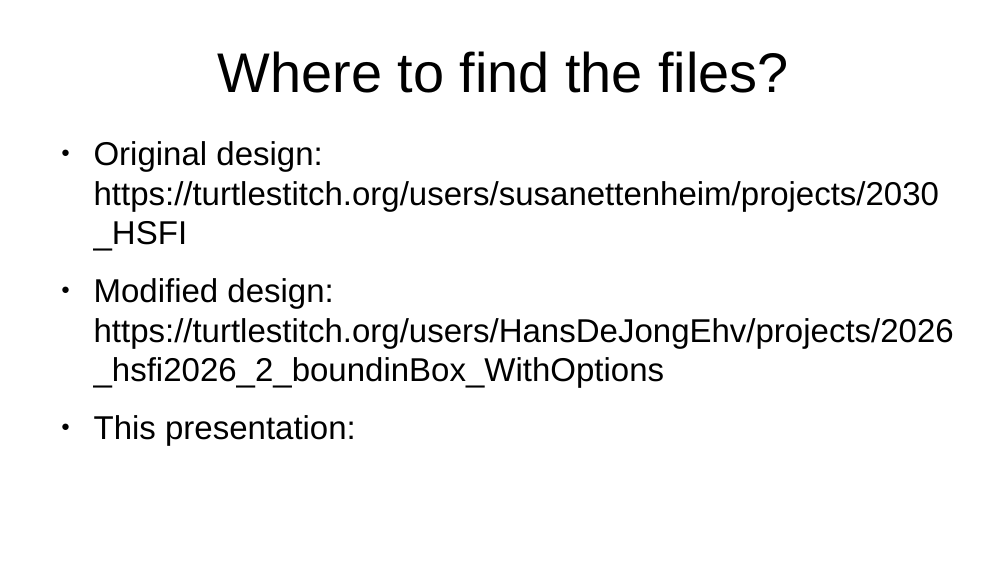
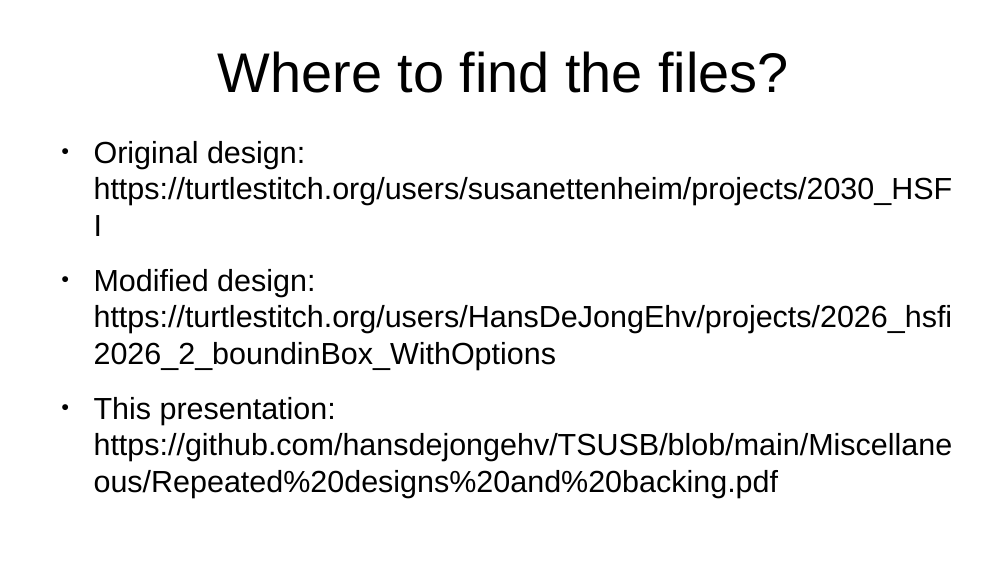
Before and after one commit to hansdejongehv/TSUSB, a slide deck: slide 16 of Miscellaneous/Repeated designs and backing.odp. Drawn at 1008x567 pixels with LibreOffice and Linux fonts; fonts in the diff are those of the drawing. Boxes give left, top, right and bottom in pixels: in the first picture for what was removed or moved away, otherwise in the second. Text is boxed around its words. In the diff, an @@ line names an element or a change of style, - is before the commit and + after.

Commit message:
Update on repeated designs

```diff
--- a/Miscellaneous/Repeated designs and backing.odp
+++ b/Miscellaneous/Repeated designs and backing.odp
@@ text at [94, 141, 953, 370]: size 26 to 24.1 pt in "Original design: https://turtlestitch.org/users/susanettenhe ...", "Modified design: https://turtlestitch.org/users/HansDeJongEh ..." @@
@@ text at [94, 397, 953, 498]: text changed; size 26 to 24.1 pt @@
-● This presentation:
+● This presentation:
+  https://github.com/hansdejongehv/TSUSB/blob/main/Miscellaneous/Repeated%20designs%20and%20backing.pdf
```
Also in this commit, not shown: 7 other slides changed, 2 other files.
